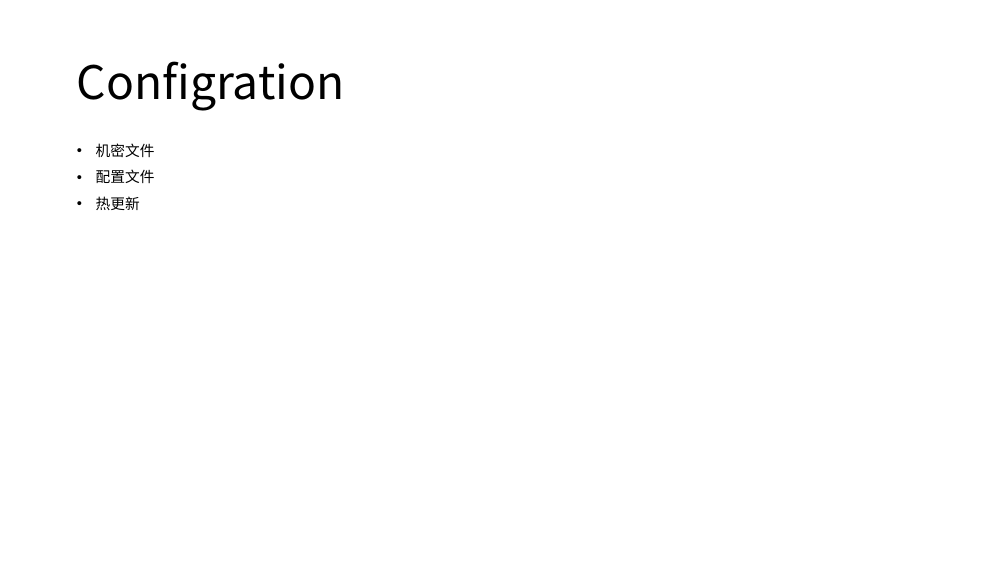
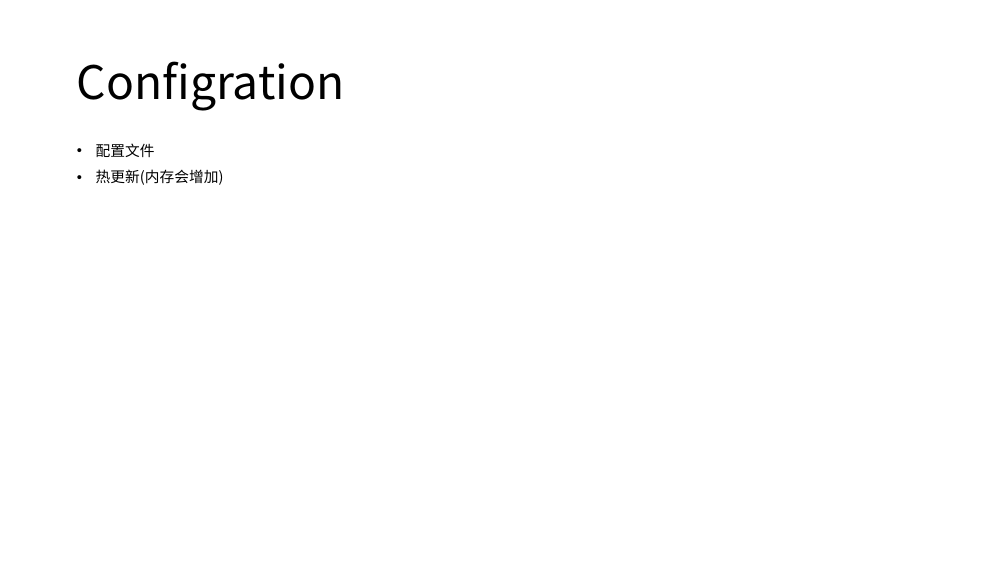
Before and after one commit to axzxs2001/aspnetcore5.0, a slide deck: slide 4 of aspnetcore3.0course/docs/aspnetcore3.0course.pptx (slide 5 before the commit). Drawn at 1008x567 pixels with LibreOffice and Linux fonts; fonts in the diff are those of the drawing. Boxes give left, top, right and bottom in pixels: in the first picture for what was removed or moved away, otherwise in the second. Text is boxed around its words. In the diff, an @@ line names an element or a change of style, - is before the commit and + after.

Commit message:
配置文件PPT完成，完善Configration的Demo

```diff
--- a/aspnetcore3.0course/docs/aspnetcore3.0course.pptx
+++ b/aspnetcore3.0course/docs/aspnetcore3.0course.pptx
@@ text at [96, 143, 155, 157]: paragraph removed @@
-• 机密文件
@@ text at [96, 169, 224, 185]: text changed @@
-• 热更新
+• 热更新(内存会增加)
```
Also in this commit, not shown: 1 slide added, 3 other files.
